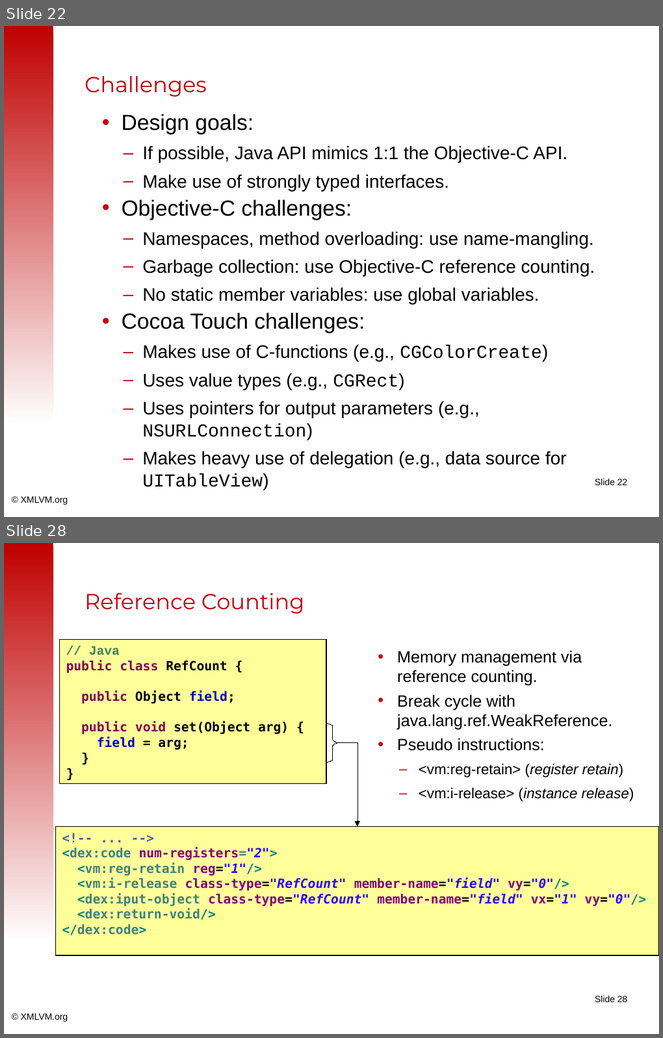
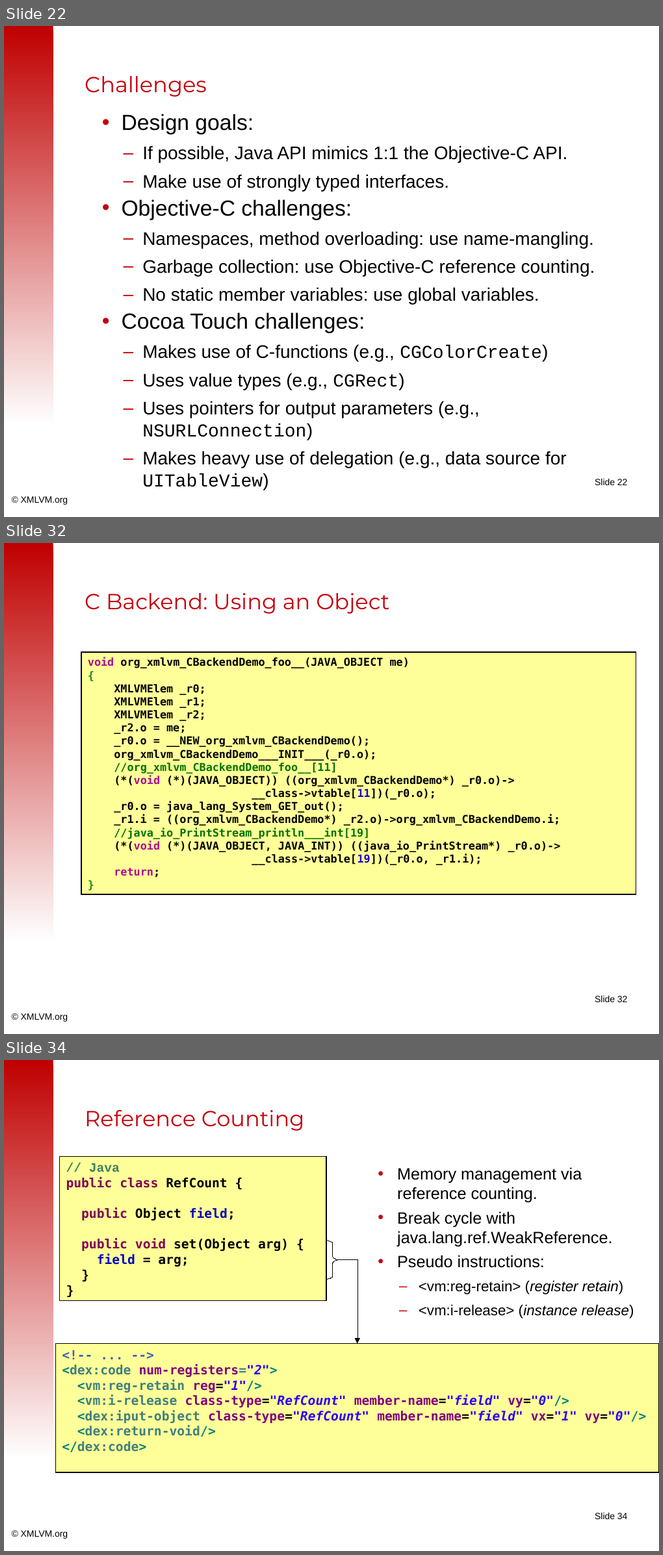
Before and after one commit to tisoft/xmlvm, a slide deck: doc/slides/android2iphone-master.odp. Shown one above the other, each under a label of ours: slides 22 and 28 before the commit, slides 22, 32 and 34 after it; the slides between them are not shown. The pictures are 663x1038 and 663x1555 pixels, drawn with LibreOffice and Linux fonts; fonts in the diff are those of the drawing; background and template pictures are left out. Boxes give left, top, right and bottom in pixels: in the first picture for what was removed or moved away, otherwise in the second. Text is boxed around its words. In the diff, an @@ line names an element or a change of style, - is before the commit and + after.

Commit message:
Added slides for C Backend.

```diff
--- a/doc/slides/android2iphone-master.odp
+++ b/doc/slides/android2iphone-master.odp
@@ slide 32 added at (x1=4, y1=543, x2=659, y2=1034), background #FFFFFF; not listed: 3 template elements that a slide beside it also shows @@
@@ title added at (x1=85, y1=593, x2=389, y2=614), 24 pt, text #C5000B @@
+C Backend: Using an Object
@@ rectangle added at (x1=81, y1=652, x2=636, y2=895), fill #FFFF99, outline #000000 0.99 pt, 12 pt, text #000000, bold @@
+void org_xmlvm_CBackendDemo_foo__(JAVA_OBJECT me)
+{
+XMLVMElem _r0;
+XMLVMElem _r1;
+XMLVMElem _r2;
+_r2.o = me;
+_r0.o = __NEW_org_xmlvm_CBackendDemo();
+org_xmlvm_CBackendDemo___INIT___(_r0.o);
+//org_xmlvm_CBackendDemo_foo__[11]
+(*(void (*)(JAVA_OBJECT)) ((org_xmlvm_CBackendDemo*) _r0.o)->
+__class->vtable[11])(_r0.o);
+_r0.o = java_lang_System_GET_out();
+_r1.i = ((org_xmlvm_CBackendDemo*) _r2.o)->org_xmlvm_CBackendDemo.i;
+//java_io_PrintStream_println___int[19]
+(*(void (*)(JAVA_OBJECT, JAVA_INT)) ((java_io_PrintStream*) _r0.o)->
+__class->vtable[19])(_r0.o, _r1.i);
+return;
+}
@@ what was slide 28 is now slide 34 @@
@@ page number at (x1=595, y1=1513, x2=628, y2=1520): text changed @@
-Slide 28
+Slide 34
```
Also in this commit, not shown: 5 slides changed, 5 other slides added.
